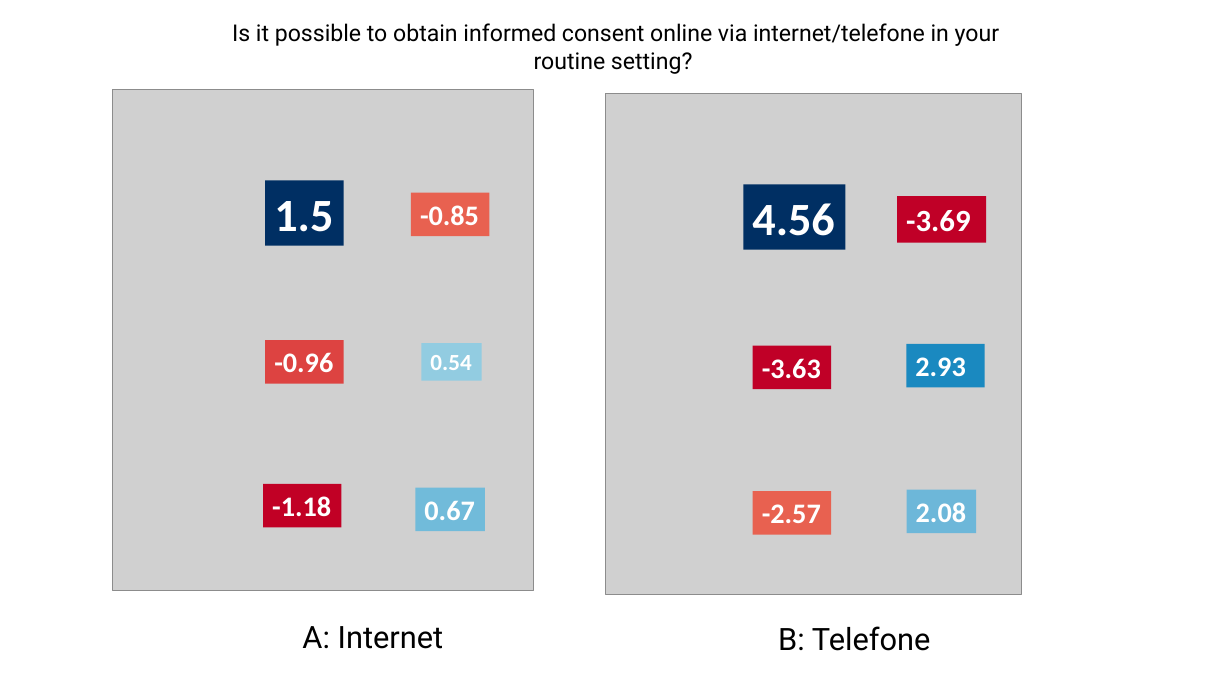
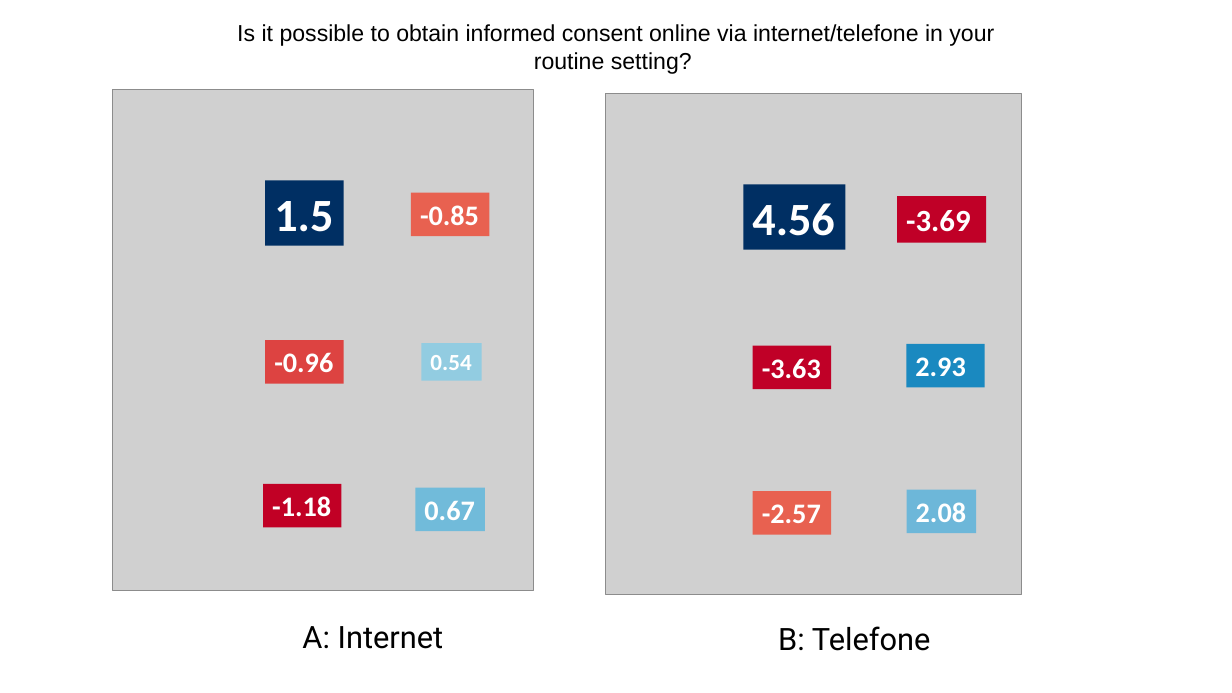
Before and after one commit to GrigorijSchleifer/EJA-ESAIC-survey, a slide deck: slide 1 of Plots.pptx. Drawn at 1232x693 pixels with LibreOffice and Linux fonts; fonts in the diff are those of the drawing; grey boxes stand for pictures. Boxes give left, top, right and bottom in pixels: in the first picture for what was removed or moved away, otherwise in the second. Text is boxed around its words. In the diff, an @@ line names an element or a change of style, - is before the commit and + after.

```diff
--- a/Plots.pptx
+++ b/Plots.pptx
@@ text "Is it possible to obtain ..." at [237,24,994,74]: font Roboto to Arial @@
```
Also in this commit, not shown: 2 other slides changed, 1 other file.
